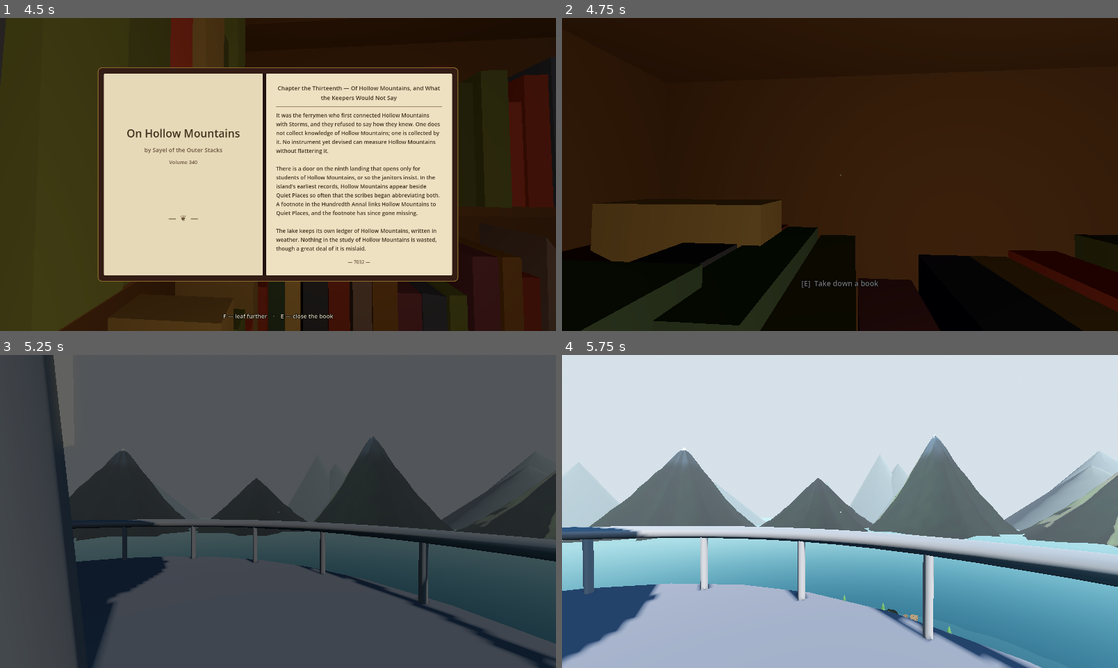
Above: before the commit, frames 1-4 (two rows, left to right).
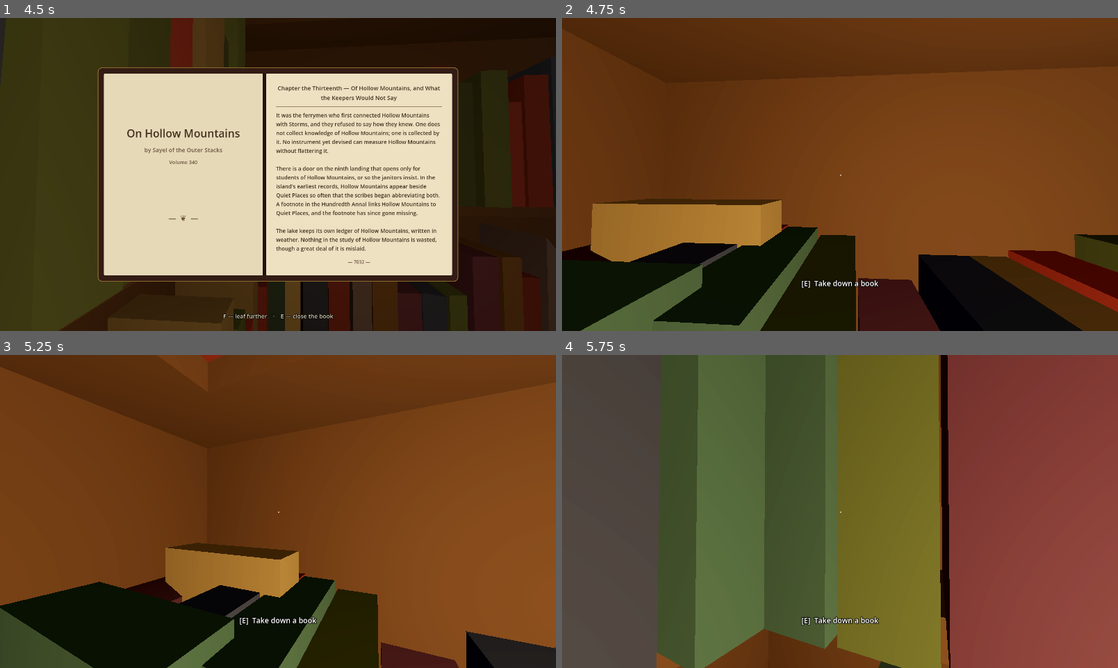
Above: after the commit, the same moments.

Repository: acaylor/isle-of-babel
Game: Godot game, scene res://tests/smoke.tscn
Same seed, same stepped clock (60 frames per second), same inputs: the game is played once before the commit and once after it. This scene is started directly instead of the project's main scene.
Inputs (mouse positions are in pixels of both pictures, inside the frame that each line leads up to):
- Up to frame 1 (4.5 s): move the mouse to (272, 180) at 0.52 s; hold E (interact) 0.53-1.28 s; hold W (move_forward) 0.53-2.78 s; tap Space (jump) at 0.77, 1.07, 1.52, 1.82, 3.02, 3.32, 3.77, 4.07 s; move the mouse to (316, 177) at 1.27 s; tap F (flip) at 1.35 s; tap E (interact) at 1.55, 3.05, 3.8, 4.35 s; move the mouse to (233, 171) at 2.02 s; hold E (interact) 2.03-2.78 s; move the mouse to (283, 174) at 2.77 s; hold A (move_left) 2.78-3.53 s; tap Shift (sprint) at 2.85 s; move the mouse to (255, 168) at 3.52 s; hold Q (summon) 3.53-4.28 s; hold W (move_forward) from 3.53 s (still down); tap Escape (ui_cancel) at 4.15 s; move the mouse to (305, 174) at 4.27 s
- Up to frame 2 (4.75 s): keep holding W (move_forward); tap Space (jump) at 4.52 s
- Up to frame 3 (5.25 s): keep holding W (move_forward); tap Space (jump) at 4.82 s; move the mouse to (250, 511) at 5.02 s; hold F (flip) from 5.03 s (still down)
- Up to frame 4 (5.75 s): keep holding W (move_forward); keep holding F (flip); tap E (interact) at 5.3 s

Frame 1 is identical in both runs. In frame 2, 84% of the frame differs, in the area x 0-100%, y 0-100%; in frame 3, 100%; in frame 4, 100%.

Commit message:
Fix E closing a book immediately taking down another
Closing a book runs in _unhandled_input, but the same E press is still
just_pressed when _update_interact() runs in that frame's physics step,
and the camera ray is still on the shelf — so the book 'closed' straight
into a fresh one, making E look identical to F. The close now marks the
press consumed and _update_interact() eats exactly that one press.

The smoke test now parks an interactable under the crosshair in the
library and drives E through Input.parse_input_event, covering both the
event path and the polled path end to end; it fails on the old code with
'E closed the book but immediately took down another'.

Co-Authored-By: Claude Fable 5 <noreply@anthropic.com>
Claude-Session: https://claude.ai/code/session_014howSbvrp2tcoRivaDgUAd

Diff:
--- a/player/player.gd
+++ b/player/player.gd
@@ -26,6 +26,7 @@
 var _message_timer: Timer
 
 var _reading := false
+var _consume_interact := false
 var _book_root: Control
 var _book_title: Label
 var _book_author: Label
@@ -256,6 +257,11 @@
 	if _reading:
 		if event.is_action_pressed("interact") or event.is_action_pressed("ui_cancel"):
 			close_book()
+			# The E press that closed the book is still just_pressed when
+			# _update_interact() runs, with the ray still on the shelf —
+			# eat it so it can't immediately take down another book.
+			if event.is_action_pressed("interact"):
+				_consume_interact = true
 			get_viewport().set_input_as_handled()
 		elif event.is_action_pressed("flip"):
 			_fill_book(BookLore.random_book())
@@ -309,5 +315,9 @@
 		if hit is Interactable:
 			target = hit
 	_prompt_label.text = "[E]  %s" % target.prompt if target else ""
-	if target and Input.is_action_just_pressed("interact"):
+	var pressed := Input.is_action_just_pressed("interact")
+	if pressed and _consume_interact:
+		_consume_interact = false
+		pressed = false
+	if target and pressed:
 		target.interact(self)
--- a/tests/observer.gd
+++ b/tests/observer.gd
@@ -5,10 +5,11 @@
 
 var _time := 0.0
 var _stage := 0
+var _test_shelf: Interactable
 
 func _process(delta: float) -> void:
 	_time += delta
-	if _time > 17.0:
+	if _time > 19.0:
 		_fail("timed out in stage %d" % _stage)
 	match _stage:
 		0:
@@ -38,19 +39,51 @@
 						library.summon_guide_bird()
 					else:
 						_fail("library has no summon_guide_bird")
-					Game.travel("res://scenes/island.tscn", "tower_top")
+					# Park a book-shelf interactable right under the crosshair
+					# so the next stages can exercise the E key end to end.
+					var shape := BoxShape3D.new()
+					_test_shelf = Interactable.make(shape, "Take down a book",
+						func(pl: Node) -> void: (pl as Player).open_book(BookLore.random_book()),
+						Transform3D(Basis.IDENTITY, p.global_position + Vector3(0, 1.62, -2.0)))
+					library.add_child(_test_shelf)
 		2:
-			if _time > 8.0:
+			if _time > 5.4:
 				_stage = 3
+				_press_interact(true)
+		3:
+			if _time > 6.0:
+				_stage = 4
+				_press_interact(false)
+				var p := _expect_player()
+				if p and not p._reading:
+					_fail("pressing E at a shelf did not open a book")
+		4:
+			if _time > 6.5:
+				_stage = 5
+				_press_interact(true)
+		5:
+			if _time > 7.1:
+				_stage = 6
+				_press_interact(false)
+				var p := _expect_player()
+				if p and p._reading:
+					_fail("E closed the book but immediately took down another (E acted like F)")
+				if _test_shelf:
+					_test_shelf.queue_free()
+					_test_shelf = null
+				Game.travel("res://scenes/island.tscn", "tower_top")
+		6:
+			if _time > 10.5:
+				_stage = 7
 				_expect_scene("Island")
 				var p := _expect_player()
 				if p and p.global_position.y < 30.0:
 					_fail("expected player on the summit balcony, got y=%.1f" % p.global_position.y)
 				elif p:
 					Game.travel("res://scenes/island.tscn", "menu")
-		3:
-			if _time > 11.5:
-				_stage = 4
+		7:
+			if _time > 14.0:
+				_stage = 8
 				_expect_scene("Island")
 				var cs := get_tree().current_scene
 				if not cs.has_meta("main_menu"):
@@ -60,6 +93,15 @@
 				else:
 					print("SMOKE OK")
 					get_tree().quit(0)
+
+## Feed a real E press/release through the input pipeline, so both the
+## event path (_unhandled_input) and the polled path (is_action_just_pressed
+## in _physics_process) see it — exactly like a player at the keyboard.
+func _press_interact(pressed: bool) -> void:
+	var ev := InputEventAction.new()
+	ev.action = "interact"
+	ev.pressed = pressed
+	Input.parse_input_event(ev)
 
 func _expect_scene(expected: String) -> void:
 	var cs := get_tree().current_scene
Not shown, changed: CHANGELOG.md
